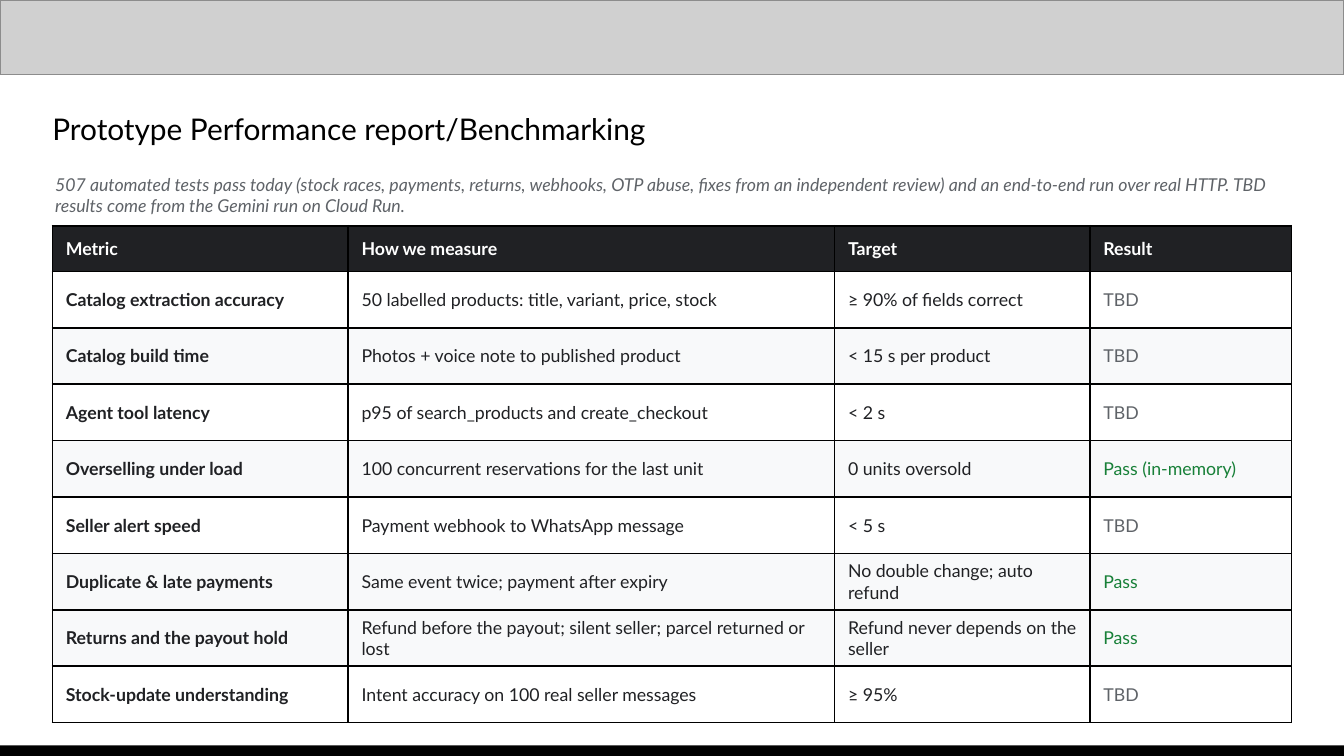
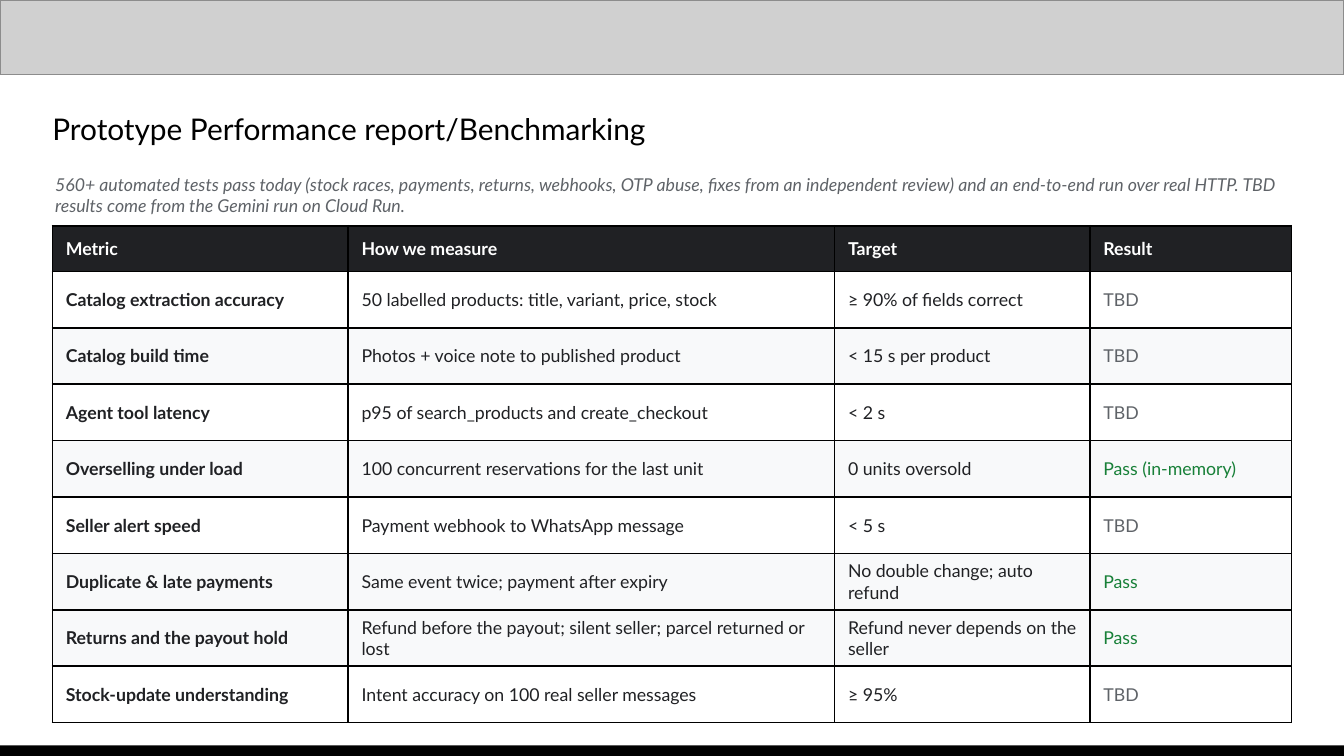
Before and after one commit to galihsatriawan/etalase, a slide deck: slide 11 of submission/Etalase_AI_Builder_Cup_Submission.pptx. Drawn at 1344x756 pixels with LibreOffice and Linux fonts; fonts in the diff are those of the drawing; grey boxes stand for pictures. Boxes give left, top, right and bottom in pixels: in the first picture for what was removed or moved away, otherwise in the second. Text is boxed around its words. In the diff, an @@ line names an element or a change of style, - is before the commit and + after.

```diff
--- a/submission/Etalase_AI_Builder_Cup_Submission.pptx
+++ b/submission/Etalase_AI_Builder_Cup_Submission.pptx
@@ text at (x1=55, y1=177, x2=1276, y2=214): text changed @@
-507 automated tests pass today (stock races, payments, returns, webhooks, OTP abuse, fixes from an independent review) and an end-to-end run over real HTTP. TBD results come from the Gemini run on Cloud Run.
+560+ automated tests pass today (stock races, payments, returns, webhooks, OTP abuse, fixes from an independent review) and an end-to-end run over real HTTP. TBD results come from the Gemini run on Cloud Run.
```
Also in this commit, not shown: 3 other slides changed, 1 other file.
